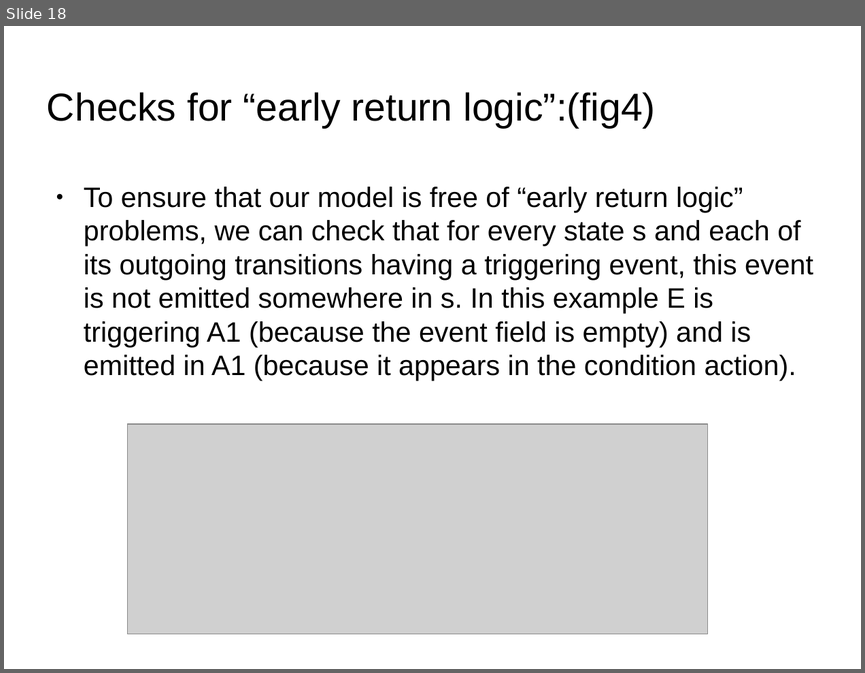
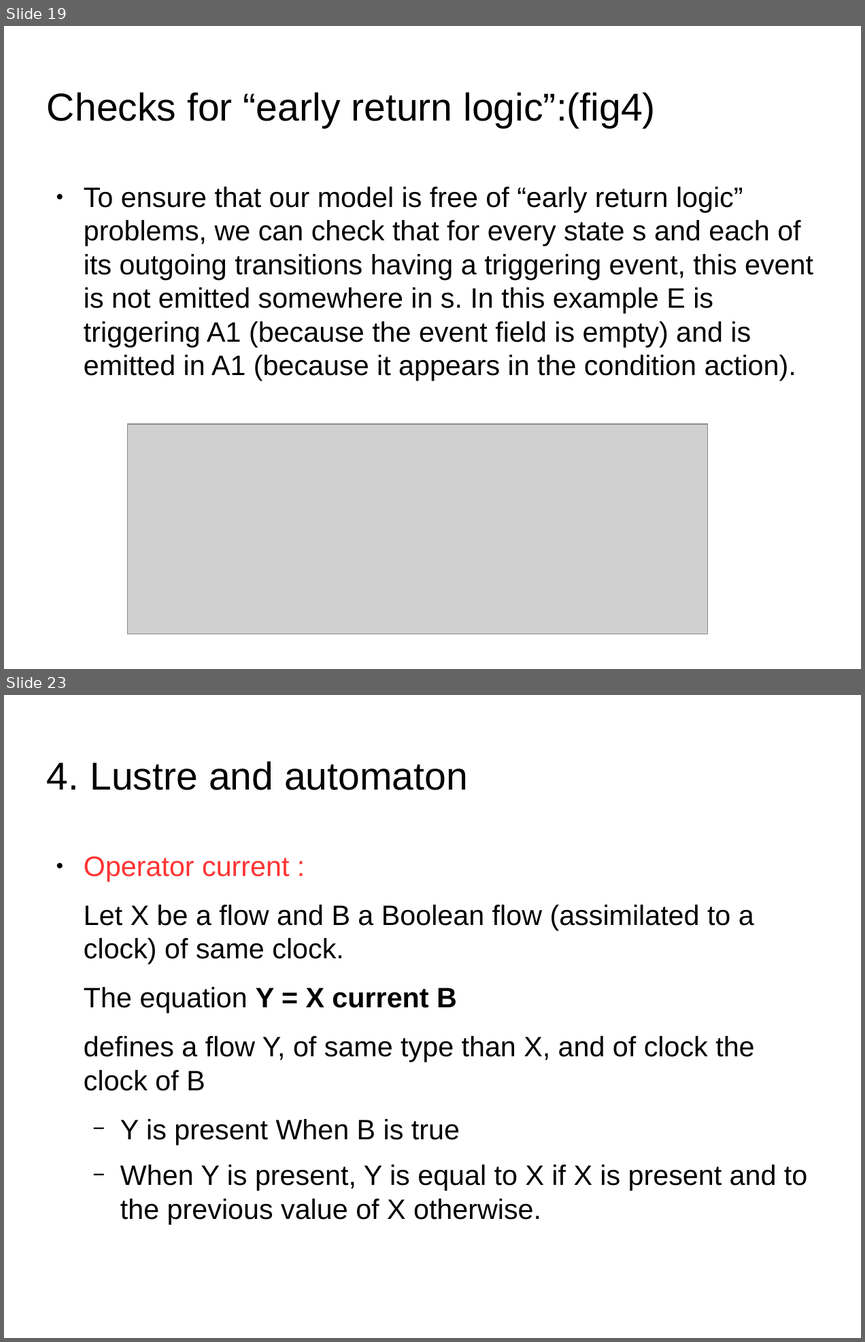
Before and after one commit to hbourbouh/stateflow2Lustre-automaton, a slide deck: reports/presentation_Verimag.odp. Shown one above the other, each under a label of ours: slide 18 before the commit, slides 19 and 23 after it; the slides between them are not shown. The pictures are 865x673 and 865x1342 pixels, drawn with LibreOffice and Linux fonts; fonts in the diff are those of the drawing; grey boxes stand for pictures; background and template pictures are left out. Boxes give left, top, right and bottom in pixels: in the first picture for what was removed or moved away, otherwise in the second. Text is boxed around its words. In the diff, an @@ line names an element or a change of style, - is before the commit and + after.

```diff
--- a/reports/presentation_Verimag.odp
+++ b/reports/presentation_Verimag.odp
@@ slide 23 added at (4, 695, 861, 1338), background picture (left out) @@
@@ title added at (47, 761, 468, 790), 36 pt, text #000000 @@
+4. Lustre and automaton
@@ text added at (84, 856, 807, 1224), 26 pt, text #000000 @@
+● Operator current :
+Let X be a flow and B a Boolean flow (assimilated to a clock) of same clock.
+The equation Y = X current B
+defines a flow Y, of same type than X, and of clock the clock of B
+  − Y is present When B is true
+  − When Y is present, Y is equal to X if X is present and to the previous value of X otherwise.
@@ what was slide 18 is now slide 19 @@
```
Also in this commit, not shown: 3 slides changed, 14 other slides added, 4 slides removed, 10 other files.
